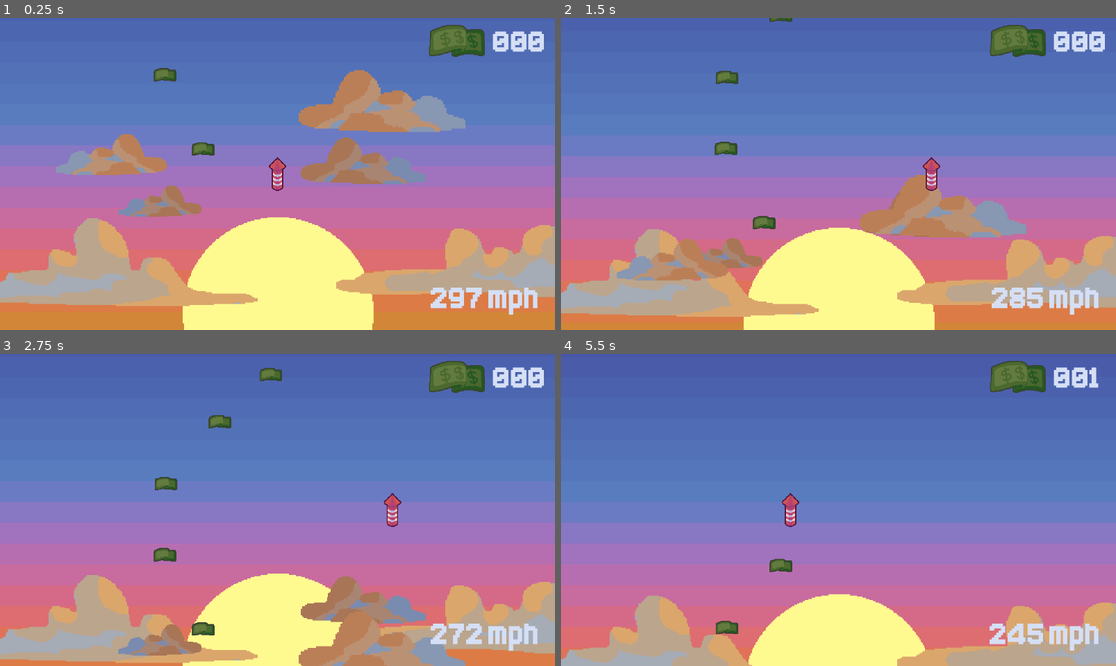
Above: before the commit, frames 1-4 (two rows, left to right).
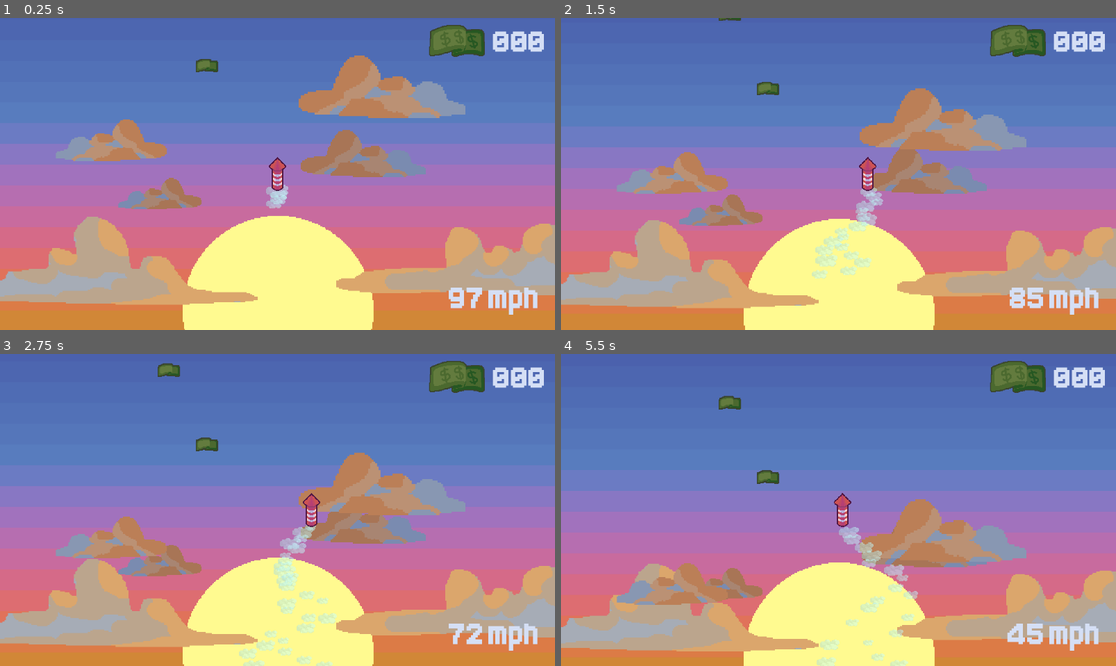
Above: after the commit, the same moments.

Repository: anxapa/summer-firework-game
Game: Godot game, scene res://Scenes/main.tscn
Same seed, same stepped clock (60 frames per second), same inputs: the game is played once before the commit and once after it.
Inputs:
- Up to frame 1 (0.25 s): no input
- Up to frame 2 (1.5 s): hold Right (ui_right) 0.53-1.28 s; hold Left (ui_left) from 1.28 s (still down)
- Up to frame 3 (2.75 s): release Left (ui_left) at 2.03 s; hold Right (ui_right) from 2.03 s (still down)
- Up to frame 4 (5.5 s): release Right (ui_right) at 3.53 s; hold Left (ui_left) from 3.53 s (still down)

The runs differ from the first frame. In frame 1, 11% of the frame differs, in the area x 0-100%, y 12-100%; in frame 2, 26%; in frame 3, 33%; in frame 4, 44%, in the area x 0-100%, y 4-100%.

Commit message:
Added particle system for firework
- Added particle system that scales with propulsion speed from firework
- Added firework cloud sprite

Diff:
--- a/Scenes/main.tscn
+++ b/Scenes/main.tscn
@@ -40,6 +40,7 @@
 [node name="Player" parent="." instance=ExtResource("3_jjvhh")]
 z_index = 10
 position = Vector2(960, 540)
+propulsion_velocity = 100.0
 speed = 700
 
 [node name="Clouds2" type="Node2D" parent="."]
@@ -93,7 +94,7 @@
 metadata/_custom_type_script = "uid://cxc85ab32ix3i"
 
 [node name="Cashes" type="Node2D" parent="."]
-position = Vector2(702, 404)
+position = Vector2(715, 150)
 scale = Vector2(2, 2)
 
 [node name="MovementComponent" type="Node2D" parent="Cashes"]
--- a/Scenes/movement_component.gd
+++ b/Scenes/movement_component.gd
@@ -14,7 +14,12 @@
 
 func _physics_process(delta: float) -> void:
 	scroll_movement(delta)
+	movement(delta)
 
 func scroll_movement(delta: float) -> void:
 	var scroll_speed = player_manager.get_scroll_speed() * scroll_magnitude
 	parent.global_position.y -= scroll_speed * delta
+
+func movement(delta: float) -> void:
+	# Must be overridden through inheritance to add movement
+	return
--- a/Scenes/player.tscn
+++ b/Scenes/player.tscn
@@ -1,13 +1,29 @@
-[gd_scene load_steps=4 format=3 uid="uid://djxsfkro6ge2v"]
+[gd_scene load_steps=5 format=3 uid="uid://djxsfkro6ge2v"]
 
 [ext_resource type="Script" uid="uid://dtrgdva2l6xwf" path="res://Scripts/player.gd" id="1_cvnsp"]
 [ext_resource type="Texture2D" uid="uid://dyqsc2w2x5jdo" path="res://Sprites/firework.png" id="1_v0iea"]
+[ext_resource type="Texture2D" uid="uid://d25ksndy32pjk" path="res://Sprites/firework_cloud.png" id="2_6t5aa"]
 
 [sub_resource type="RectangleShape2D" id="RectangleShape2D_f60y1"]
 size = Vector2(64, 120)
 
 [node name="Player" type="CharacterBody2D"]
 script = ExtResource("1_cvnsp")
+
+[node name="CPUParticles2D" type="CPUParticles2D" parent="."]
+position = Vector2(0, 56)
+emitting = false
+amount = 100
+texture = ExtResource("2_6t5aa")
+lifetime = 3.0
+direction = Vector2(0, 1)
+spread = 20.0
+gravity = Vector2(0, 0)
+initial_velocity_min = 500.0
+initial_velocity_max = 500.0
+scale_amount_min = 2.0
+scale_amount_max = 4.0
+color = Color(0.767888, 0.999273, 1, 0.47451)
 
 [node name="Sprite" type="Sprite2D" parent="."]
 position = Vector2(-2.26498e-06, 0.125003)
--- a/Scripts/player.gd
+++ b/Scripts/player.gd
@@ -1,19 +1,22 @@
 extends CharacterBody2D
 class_name Player
 
+# Physics values
 @export var propulsion_velocity := 300.0
+@export var speed := 400
 var acceleration := Vector2.ZERO
-@export var speed := 400
 const GRAVITY := 10
-
 var scroll_speed : float
 
+@onready var particle_system := $CPUParticles2D
+
 func _ready() -> void:
-	return
+	particle_system.emitting = true
 
 func _physics_process(delta: float) -> void:
 	apply_gravity(delta)
 	movement(delta)
+	update_particles()
 
 func movement(delta: float) -> void:
 	# Get the input direction and handle the movement/deceleration.
@@ -36,7 +39,20 @@
 	move_and_slide()
 
 func apply_gravity(delta: float) -> void:
-	propulsion_velocity = move_toward(propulsion_velocity, 0, GRAVITY * delta)
+	propulsion_velocity = move_toward(propulsion_velocity, 1, GRAVITY * delta)
 
 func apply_propulsion_velocity(velocity: float) -> void:
 	propulsion_velocity += velocity
+
+# Sets the parameters of the particle system depending on propulsion velocity
+func update_particles() -> void:
+	# Sets the speed of the particle system
+	particle_system.initial_velocity_min = propulsion_velocity * 2
+	particle_system.initial_velocity_max = propulsion_velocity * 2
+
+	# Sets the scale of the particle system
+	particle_system.scale_amount_max = (100 / -(propulsion_velocity + 50)) + 4
+	particle_system.scale_amount_min = particle_system.scale_amount_max / 2
+
+	# Sets the lifetime of the particle system
+	particle_system.lifetime = exp(-0.01 * propulsion_velocity + 3)
Binary file added: Sprites/firework_cloud.png
Not shown, added: Sprites/firework_cloud.png.import
